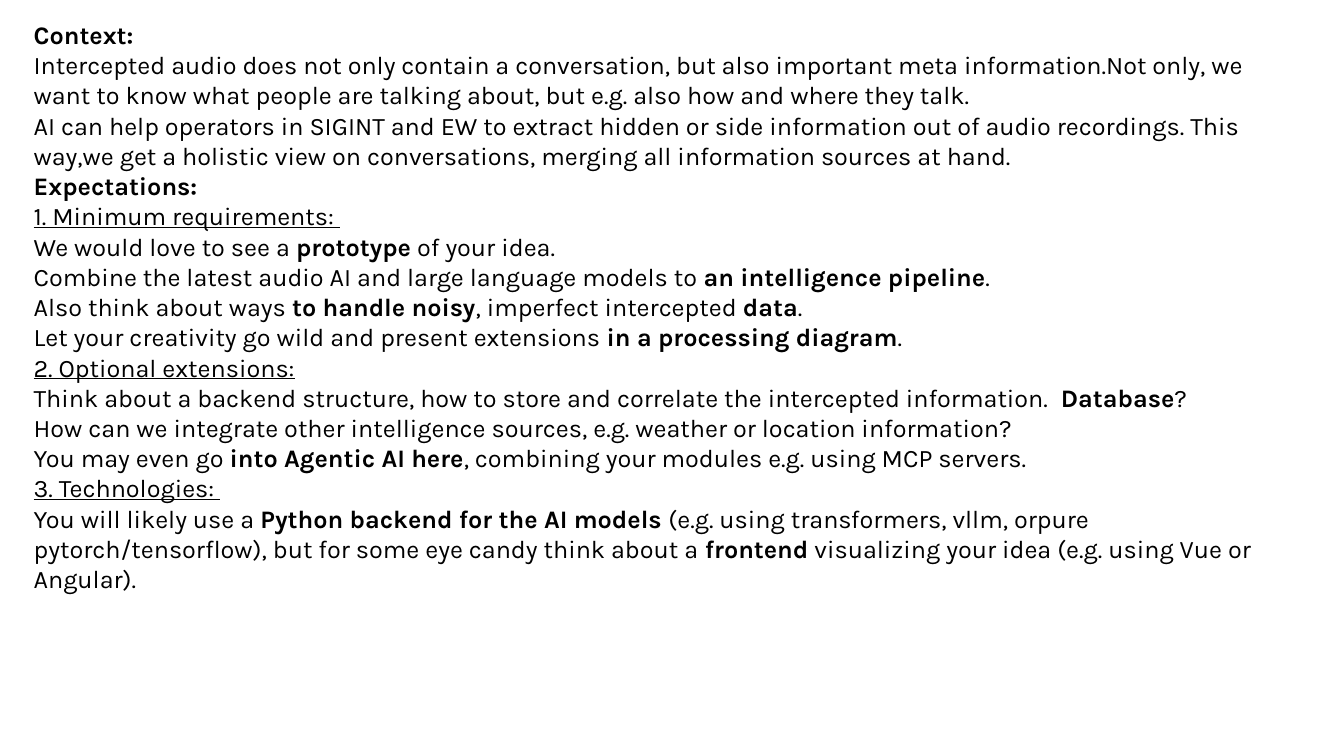
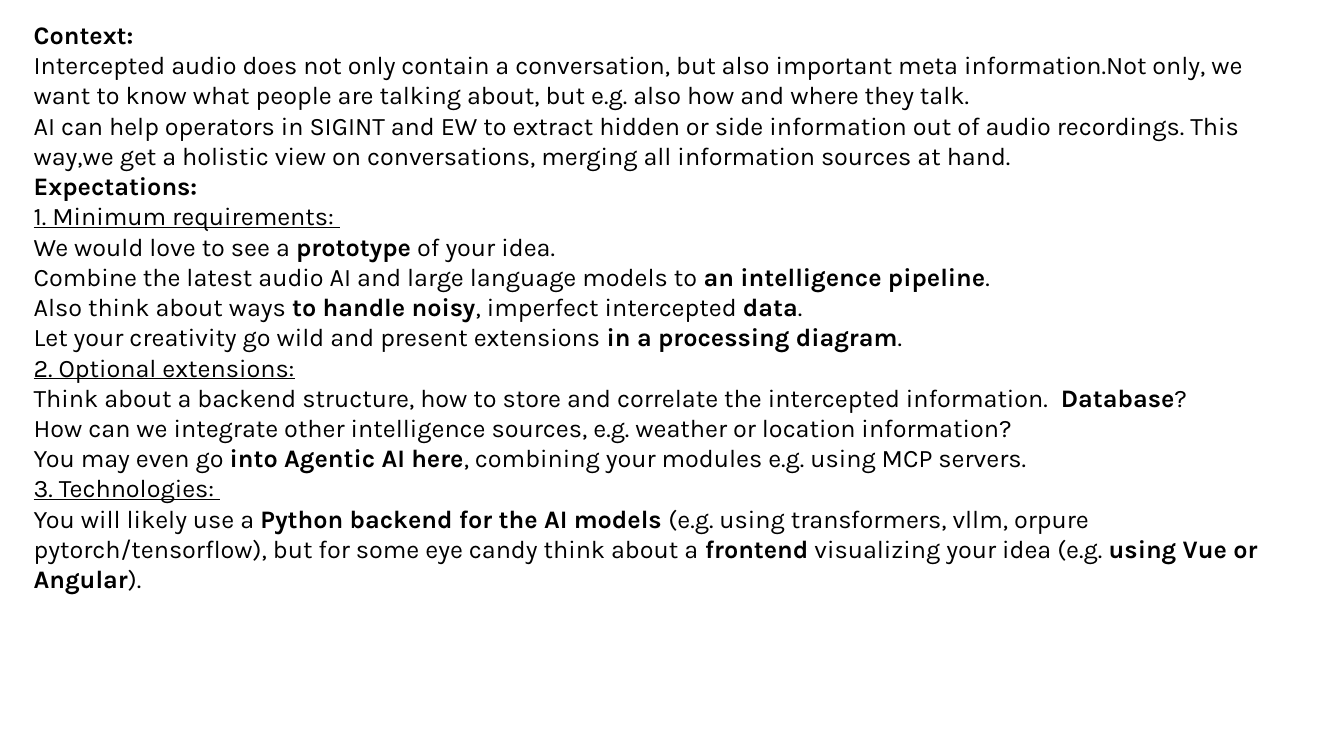
Before and after one commit to Larsters/echologia, a slide deck: slide 2 of resources/Presentation_EcoLogia.pptx. Drawn at 1344x756 pixels with LibreOffice and Linux fonts; fonts in the diff are those of the drawing. Boxes give left, top, right and bottom in pixels: in the first picture for what was removed or moved away, otherwise in the second. Text is boxed around its words. In the diff, an @@ line names an element or a change of style, - is before the commit and + after.

```diff
--- a/resources/Presentation_EcoLogia.pptx
+++ b/resources/Presentation_EcoLogia.pptx
@@ text at bbox=[34, 510, 1257, 595]: bold on in "using Vue or Angular)." @@
```
Also in this commit, not shown: 1 other slide changed, 2 slides added, 1 other file.
